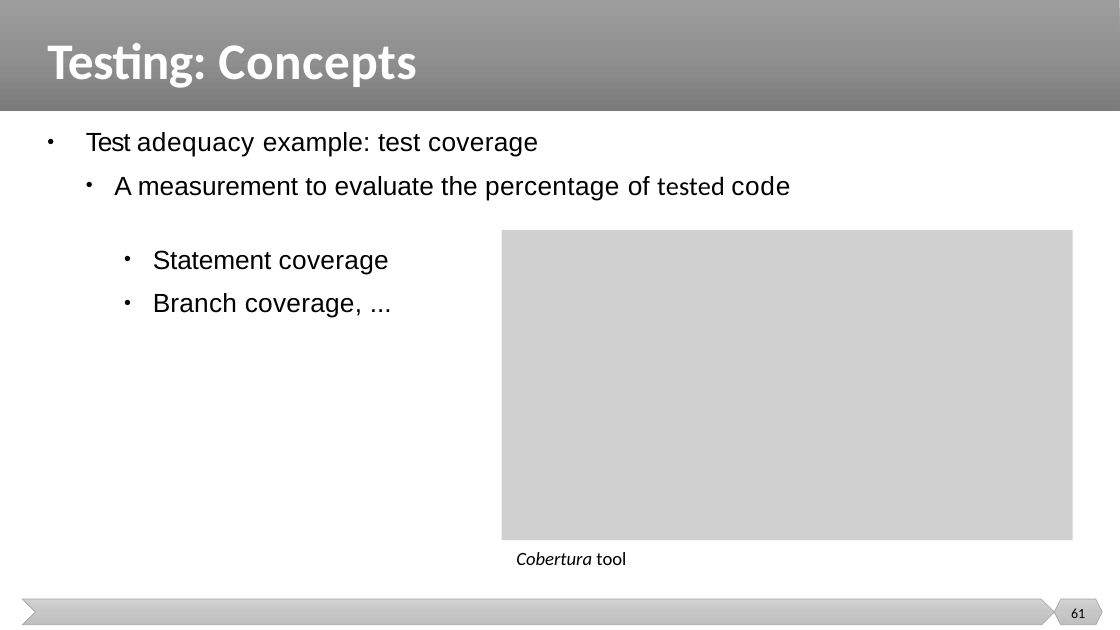
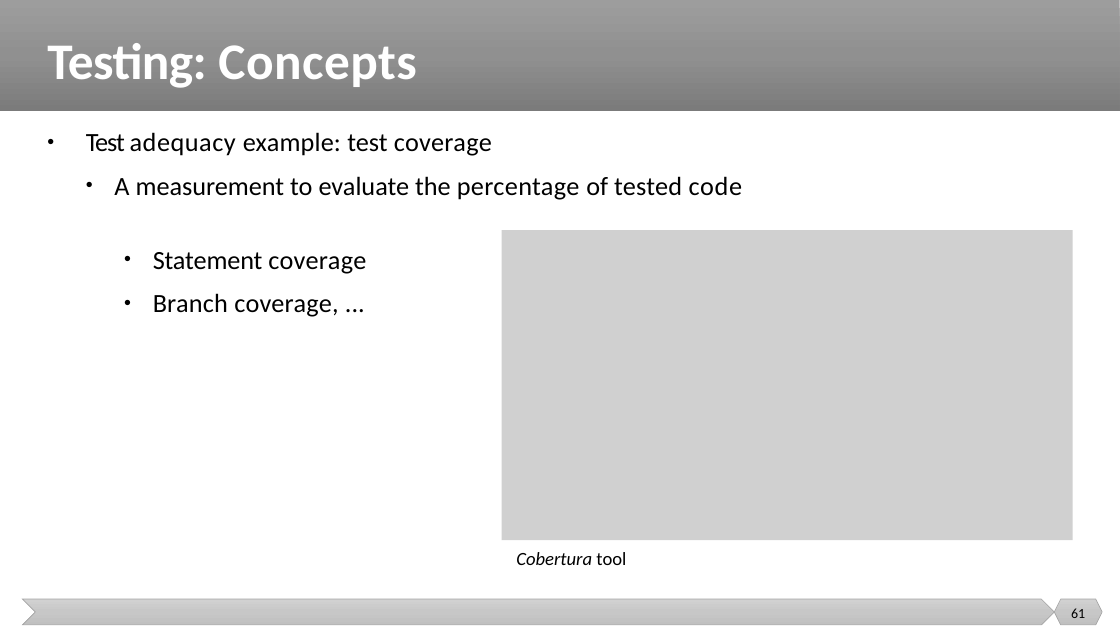
Before and after one commit to malenezi/malenezi, a slide deck: slide 61 of SE401/Lectures/1-Introduction/Introduction.pptx. Drawn at 1120x630 pixels with LibreOffice and Linux fonts; fonts in the diff are those of the drawing; grey boxes stand for pictures. Boxes give left, top, right and bottom in pixels: in the first picture for what was removed or moved away, otherwise in the second. Text is boxed around its words. In the diff, an @@ line names an element or a change of style, - is before the commit and + after.

```diff
--- a/SE401/Lectures/1-Introduction/Introduction.pptx
+++ b/SE401/Lectures/1-Introduction/Introduction.pptx
@@ text "Test adequacy example: test coverage" at (x1=86, y1=132, x2=743, y2=200): font Arial to Calibri @@
@@ text "Statement coverage" at (x1=153, y1=252, x2=366, y2=317): font Arial to Calibri @@
```
Also in this commit, not shown: 9 other slides changed.
